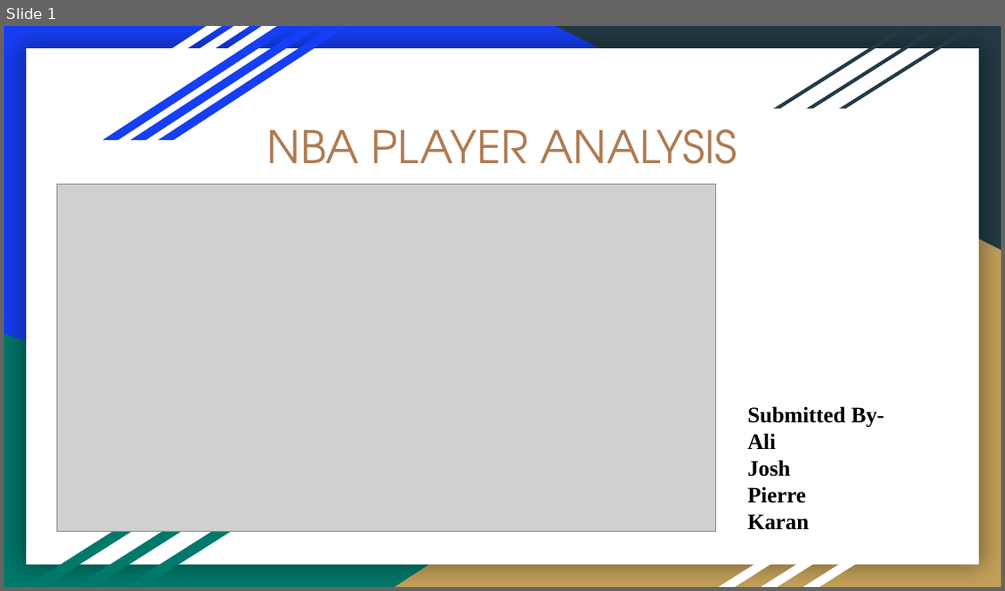
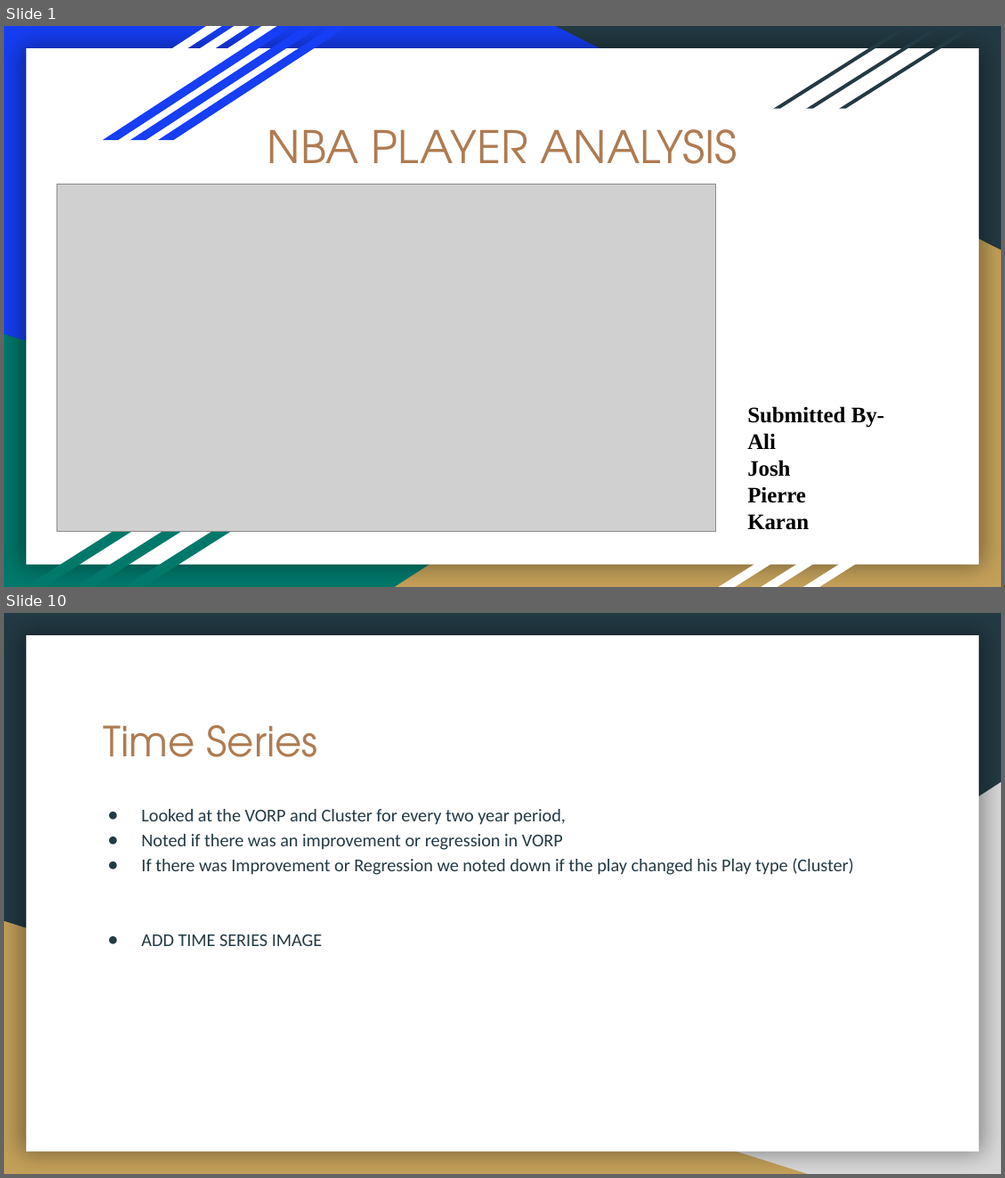
Before and after one commit to joshb738/NBA_Player_Analysis, a slide deck: Visualization/NBA_PLAYER_ANALYSIS.pptx. Shown one above the other, each under a label of ours: slide 1 before the commit, slides 1 and 10 after it; the slides between them are not shown. The pictures are 1005x591 and 1005x1178 pixels, drawn with LibreOffice and Linux fonts; fonts in the diff are those of the drawing; grey boxes stand for pictures. Boxes give left, top, right and bottom in pixels: in the first picture for what was removed or moved away, otherwise in the second. Text is boxed around its words. In the diff, an @@ line names an element or a change of style, - is before the commit and + after.

```diff
--- a/Visualization/NBA_PLAYER_ANALYSIS.pptx
+++ b/Visualization/NBA_PLAYER_ANALYSIS.pptx
@@ slide 10 added at (4, 613, 1001, 1174), background #233A44; not listed: 1 template element that a slide beside it also shows @@
@@ title added at (104, 725, 318, 757), 30 pt, text #AF7B51 @@
+Time Series
@@ right triangle added at (395, 782, 1001, 1174), fill #D9D9D9 @@
@@ text added at (141, 809, 853, 946), 13 pt, text #233A44 @@
+● Looked at the VORP and Cluster for every two year period,
+● Noted if there was an improvement or regression in VORP
+● If there was Improvement or Regression we noted down if the play changed his Play type (Cluster)
+● ADD TIME SERIES IMAGE
@@ right triangle added at (4, 921, 808, 1174), fill #C4A15A @@
```
Also in this commit, not shown: 5 slides changed, 5 other slides added, 10 slides removed, 1 other file.
